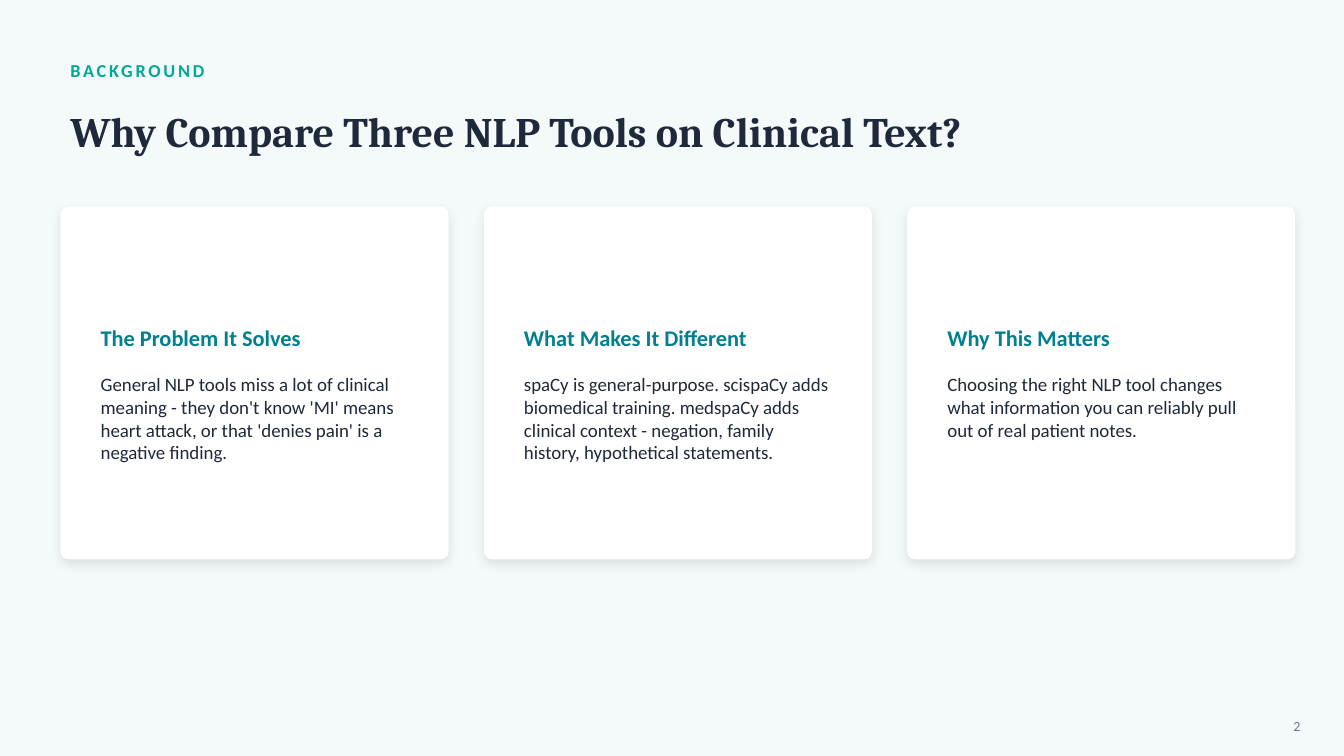
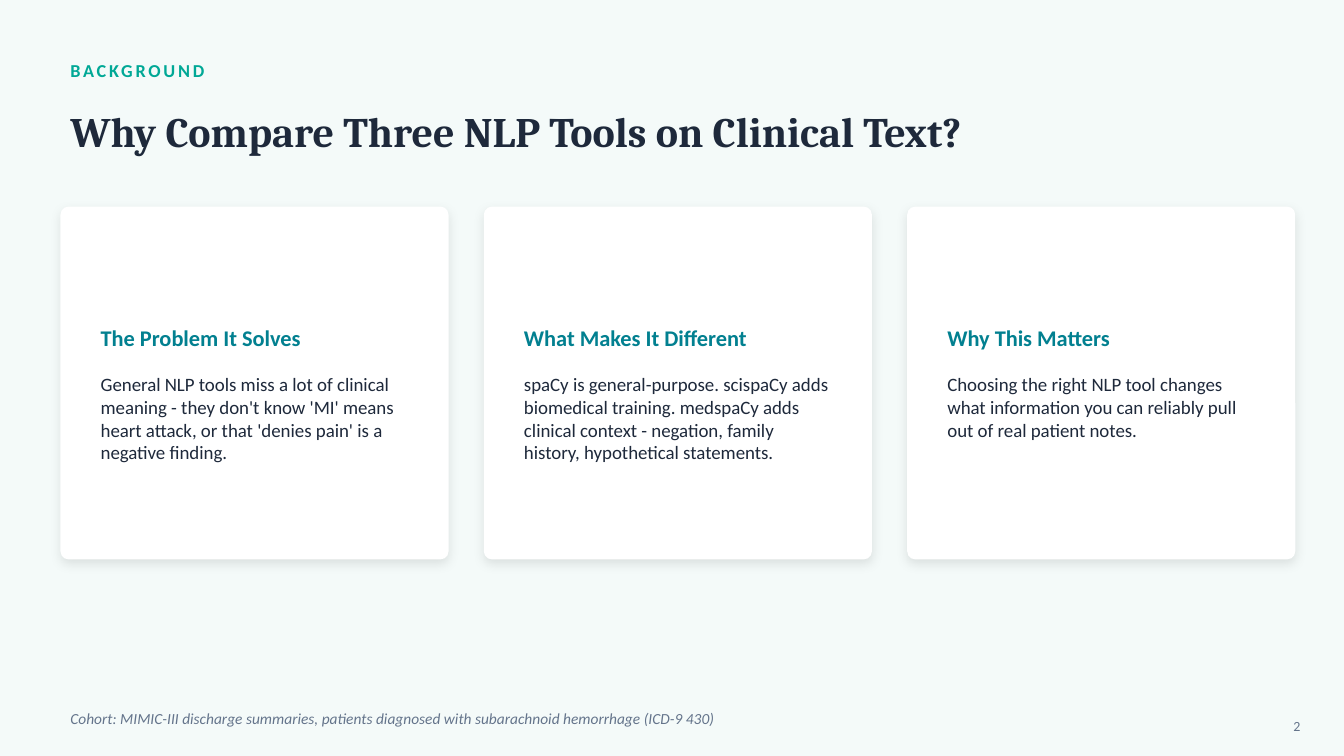
Before and after one commit to murali-github/msai-aih, a slide deck: slide 2 of MIMIC_NLP_Presentation.pptx. Drawn at 1344x756 pixels with LibreOffice and Linux fonts; fonts in the diff are those of the drawing. Boxes give left, top, right and bottom in pixels: in the first picture for what was removed or moved away, otherwise in the second. Text is boxed around its words. In the diff, an @@ line names an element or a change of style, - is before the commit and + after.

```diff
--- a/MIMIC_NLP_Presentation.pptx
+++ b/MIMIC_NLP_Presentation.pptx
@@ text added at (x1=70, y1=713, x2=714, y2=727), 11 pt, text #64748B, italic @@
+Cohort: MIMIC-III discharge summaries, patients diagnosed with subarachnoid hemorrhage (ICD-9 430)
```
Also in this commit, not shown: 7 other slides changed, 6 slides added, 2 other files.
